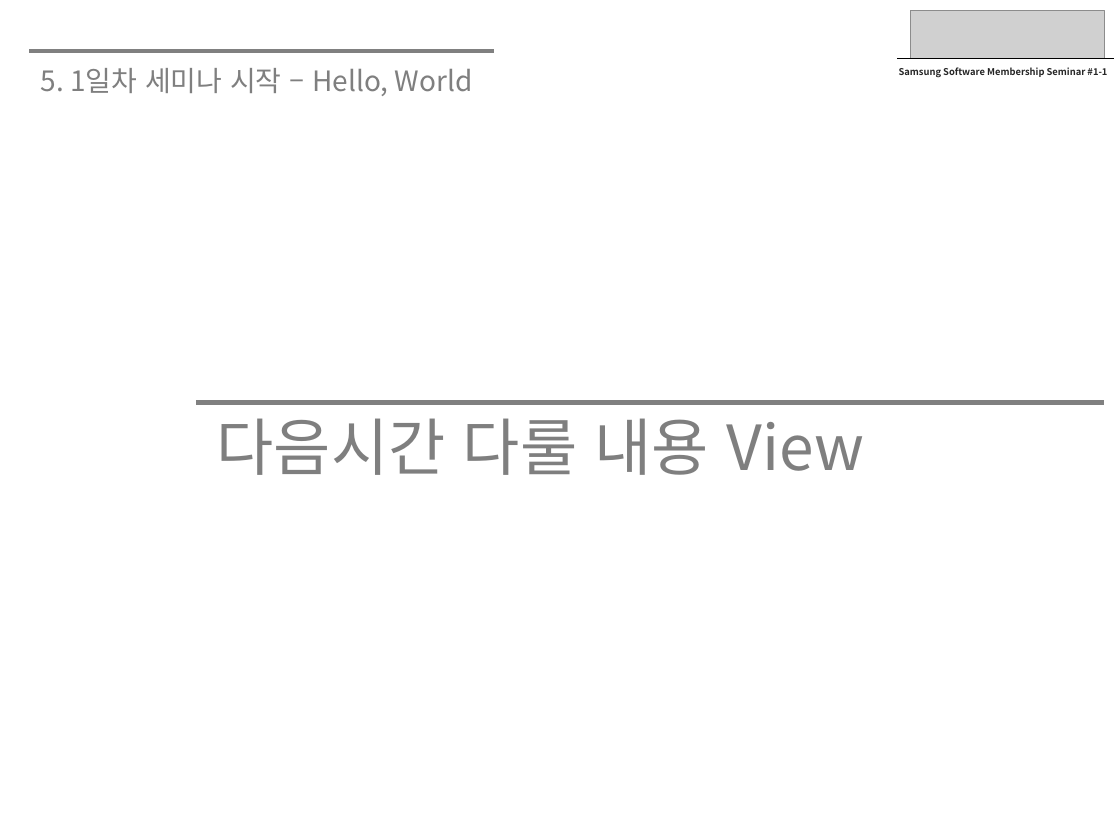
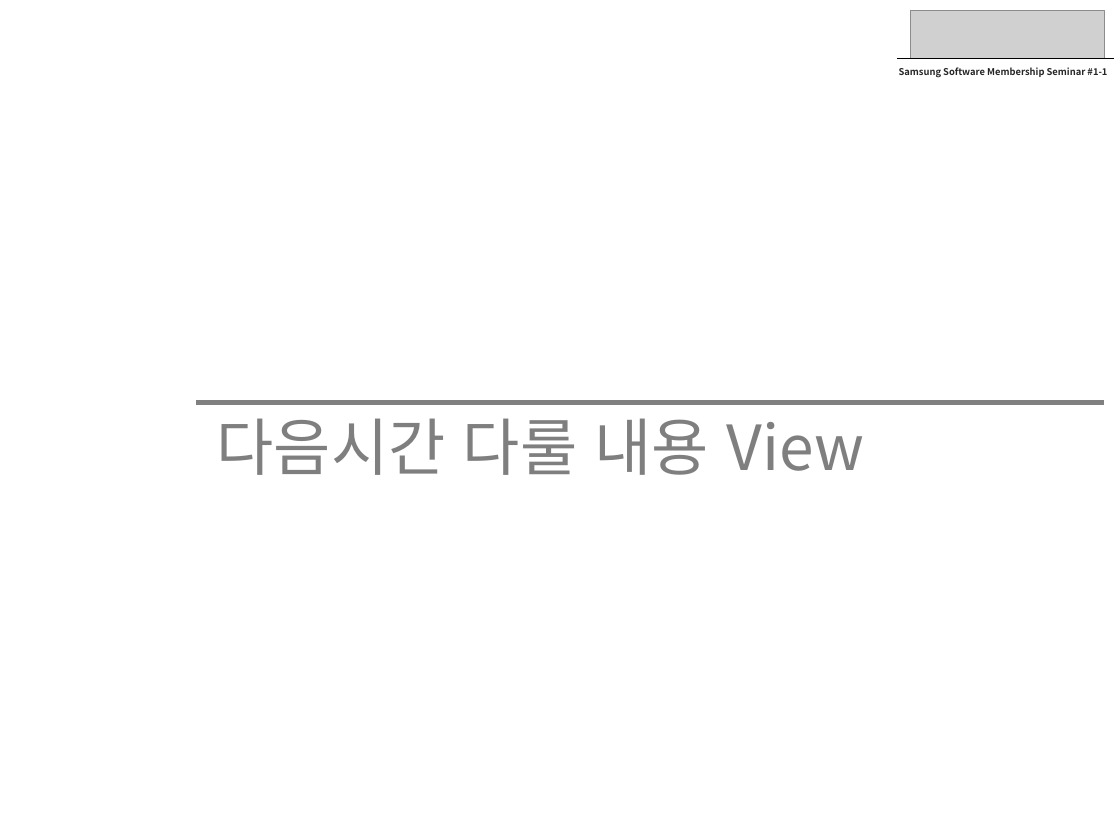
Before and after one commit to yjaeseok/gnssm_android_codelab, a slide deck: slide 38 of docs/1일차-20140326.pptx (slide 37 before the commit). Drawn at 1120x840 pixels with LibreOffice and Linux fonts; fonts in the diff are those of the drawing; grey boxes stand for pictures; background and template pictures are left out. Boxes give left, top, right and bottom in pixels: in the first picture for what was removed or moved away, otherwise in the second. Text is boxed around its words. In the diff, an @@ line names an element or a change of style, - is before the commit and + after.

```diff
--- a/docs/1일차-20140326.pptx
+++ b/docs/1일차-20140326.pptx
@@ line removed from (29, 52) to (494, 52) @@
@@ text removed at (41,68,473,96) @@
-5. 1일차 세미나 시작 – Hello, World
```
Also in this commit, not shown: 2 other slides changed, 1 slide added, 46 other files.
